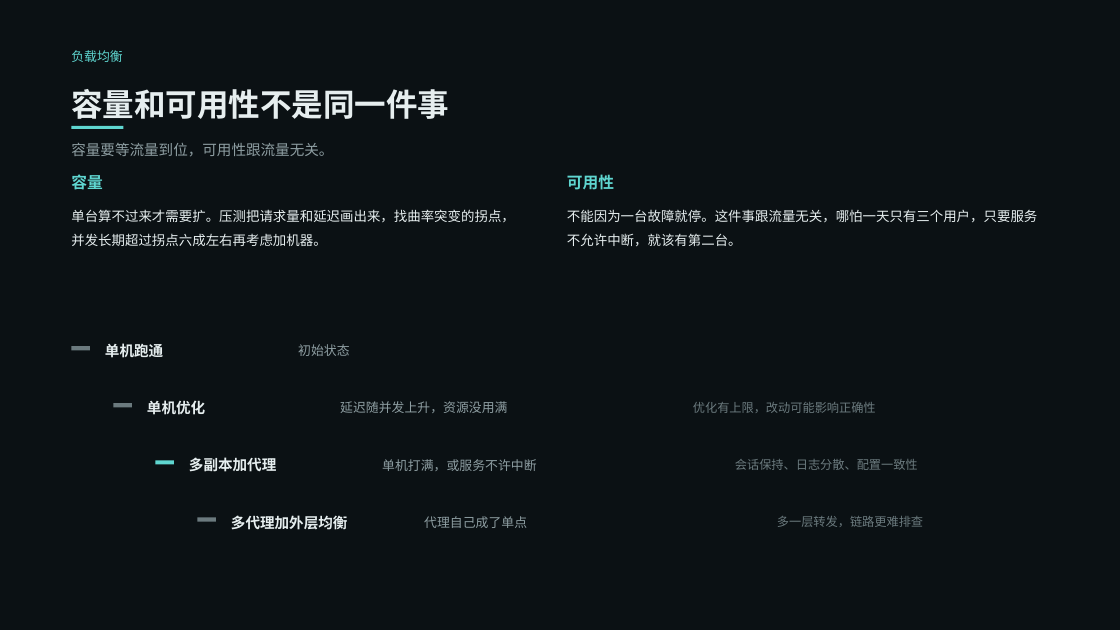
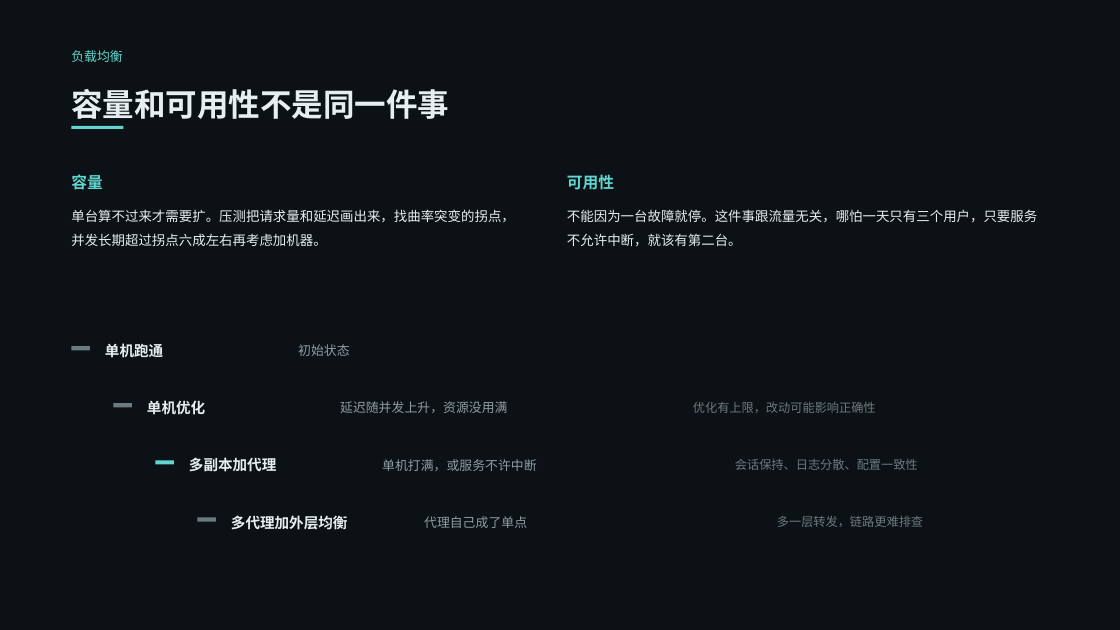
Before and after one commit to VesselPaper/symbiont, a slide deck: slide 13 of share/技术分享-应用代理与负载均衡.pptx. Drawn at 1120x630 pixels with LibreOffice and Linux fonts; fonts in the diff are those of the drawing. Boxes give left, top, right and bottom in pixels: in the first picture for what was removed or moved away, otherwise in the second. Text is boxed around its words. In the diff, an @@ line names an element or a change of style, - is before the commit and + after.

```diff
--- a/share/技术分享-应用代理与负载均衡.pptx
+++ b/share/技术分享-应用代理与负载均衡.pptx
@@ text removed at (71,143,333,157) @@
-容量要等流量到位，可用性跟流量无关。
```
Also in this commit, not shown: 14 other slides changed, 1 other file.
